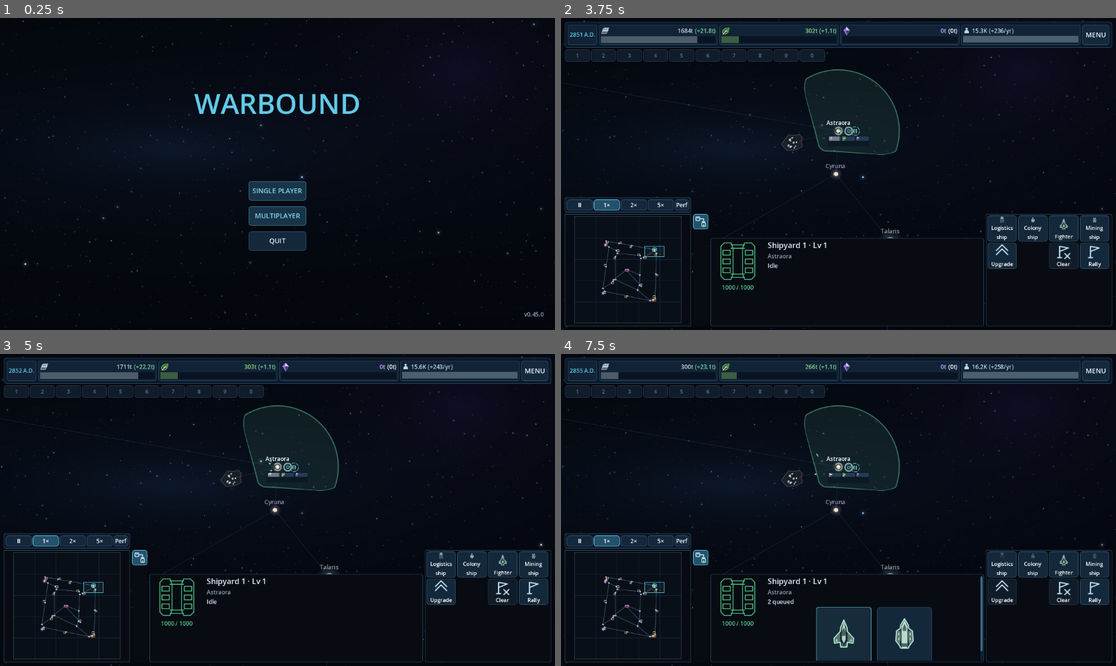
Above: before the commit, frames 1-4 (two rows, left to right).
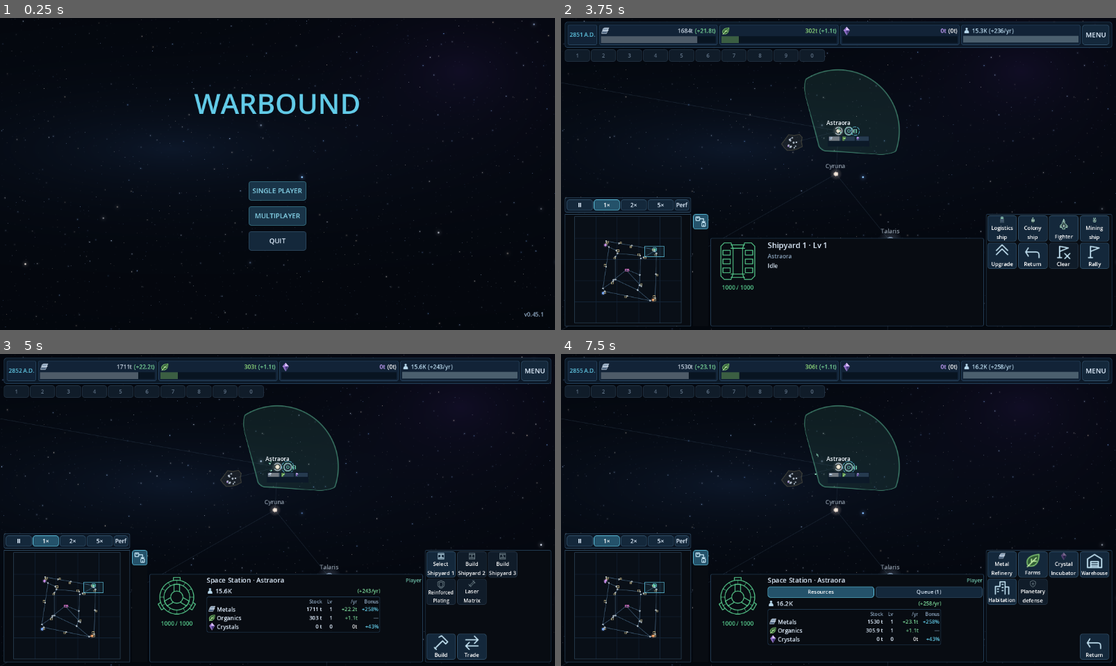
Above: after the commit, the same moments.

Repository: Allumnium/krangblade
Game: Godot game, scene res://scenes/main.tscn
Same seed, same stepped clock (60 frames per second), same inputs: the game is played once before the commit and once after it.
Inputs (mouse positions are in pixels of both pictures, inside the frame that each line leads up to):
- Up to frame 1 (0.25 s): no input
- Up to frame 2 (3.75 s): click "SINGLE PLAYER" at 0.5 s; click (927, 133) at 1.27 s; type "12" at 1.35 s; click "START MATCH" at 2 s; click (699, 220) at 2.75 s; click (999, 227) at 3.5 s
- Up to frame 3 (5 s): click (471, 591) at 4.27 s
- Up to frame 4 (7.5 s): click (1032, 563) at 5.02 s; click (999, 647) at 5.77 s; click (1066, 563) at 6.52 s; click (821, 591) at 7.25 s, where only the run after the commit has a clickable "Resources"

The runs differ from the first frame. In frame 1, less than 0.1% of the frame differs, in the area x 97-98%, y 94-96%; in frame 2, 0.5%; in frame 3, 3.8%; in frame 4, 7.9%, in the area x 10-99%, y 3-99%.

Commit message:
v0.45.1: Add Return to shipyard commands

Diff:
--- a/project.godot
+++ b/project.godot
@@ -3,7 +3,7 @@
 
 [application]
 config/name="Warbound"
-config/version="0.45.0"
+config/version="0.45.1"
 run/main_scene="res://scenes/main.tscn"
 config/features=PackedStringArray("4.7", "GL Compatibility")
 config/description="A multiplayer territory-control RTS prototype."
--- a/scripts/match.gd
+++ b/scripts/match.gd
@@ -1347,12 +1347,12 @@
 		button.set_meta("auto_border", border)
 		grid.add_child(button)
 		yard_commands[kind] = button
-	# Bottom row: Upgrade, empty slot, Clear Rally, Rally.
+	# Bottom row: Upgrade, Return to the system, Clear Rally, Rally.
 	yard_upgrade = _button("", _upgrade_selected_yards, grid, true)
 	_yard_ability_face(yard_upgrade, "Upgrade", _command_icon('<path d="M5 21L16 10L27 21M5 13L16 2L27 13"/>'))
-	var empty_slot := Control.new()
-	empty_slot.mouse_filter = Control.MOUSE_FILTER_IGNORE
-	grid.add_child(empty_slot)
+	var return_button := _button("", _return_from_yard, grid)
+	_yard_ability_face(return_button, "Return", _station_command_icon("return"))
+	return_button.tooltip_text = "Return to the system overview"
 	var clear := _button("", func() -> void:
 		pending_command = ""
 		_refresh_command_mode()
@@ -1370,6 +1370,12 @@
 	yard_commands["rally"] = rally_button
 	_fill_ability_grid(grid)
 	yard_command_scroll.hide()
+
+func _return_from_yard() -> void:
+	selected_yard = -1
+	selected_yard_count = 0
+	pending_command = ""
+	_refresh()
 
 func _station_command_icon(kind: String, pixels: int = 32) -> Texture2D:
 	if HUD.ICONS.has(kind):
Not shown, changed: THOUGHTS.md
Not shown, changed: TODO.md
